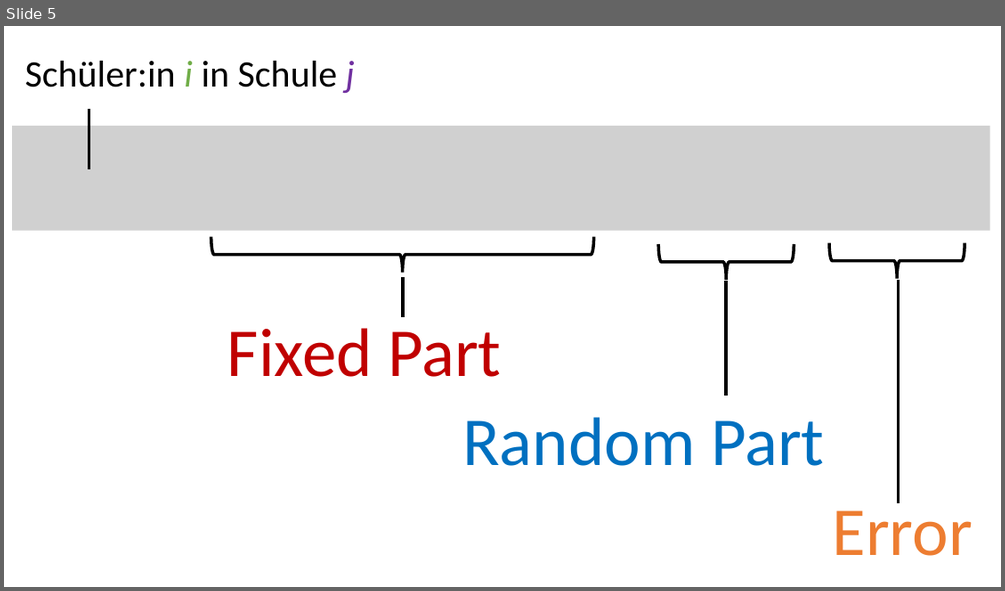
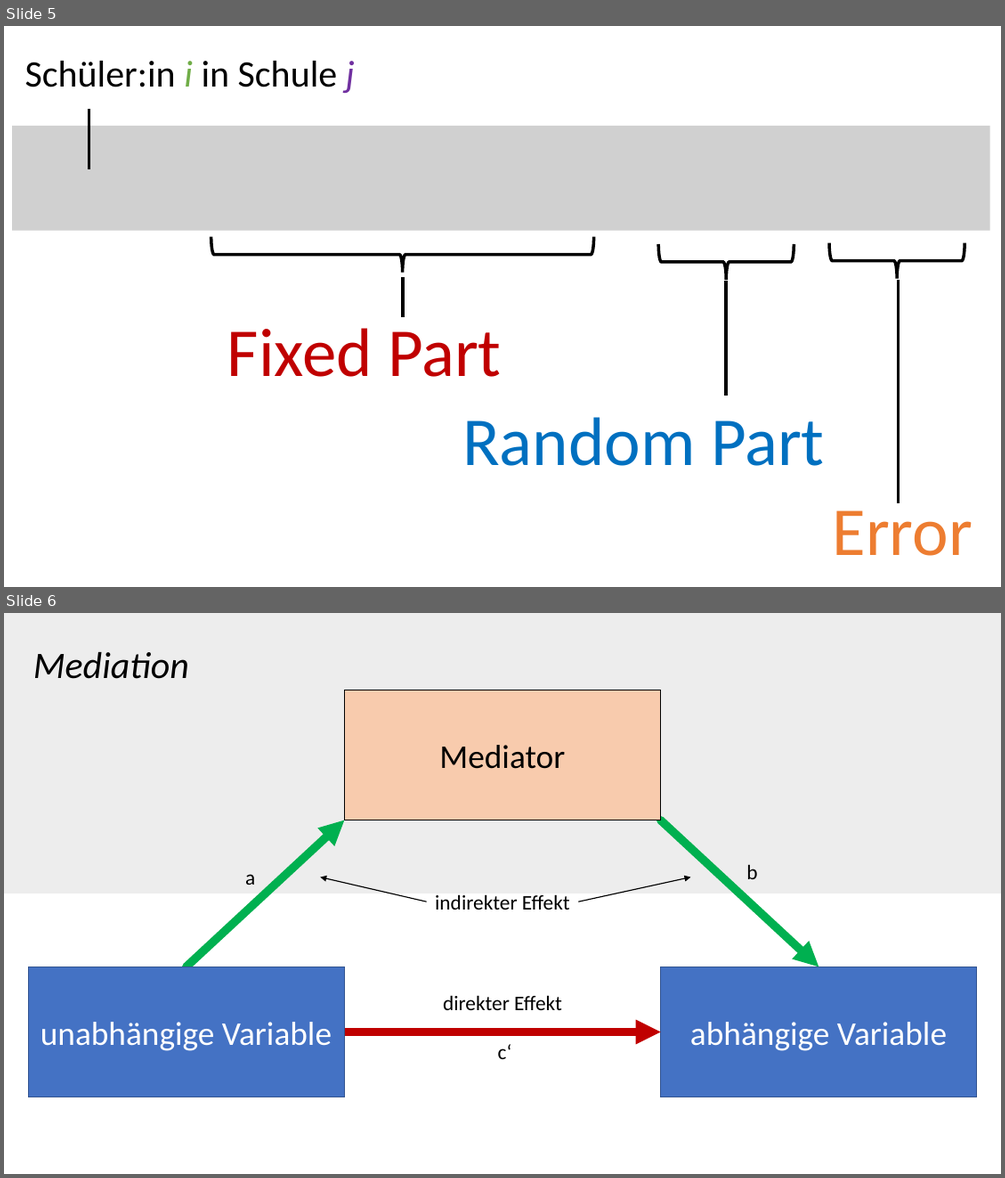
Before and after one commit to ctreffe/statspace, a slide deck: docs/files/slides.pptx. Shown one above the other, each under a label of ours: slide 5 before the commit, slides 5 and 6 after it. The pictures are 1005x591 and 1005x1178 pixels, drawn with LibreOffice and Linux fonts; fonts in the diff are those of the drawing; grey boxes stand for pictures. Boxes give left, top, right and bottom in pixels: in the first picture for what was removed or moved away, otherwise in the second. Text is boxed around its words. In the diff, an @@ line names an element or a change of style, - is before the commit and + after.

Commit message:
moderation_mediation

```diff
--- a/docs/files/slides.pptx
+++ b/docs/files/slides.pptx
@@ slide 6 added at [4, 613, 1001, 1174], background #FFFFFF @@
@@ rectangle added at [4, 613, 1001, 893], fill #EDEDED @@
@@ text added at [33, 652, 189, 679], 36 pt, text #000000, italic @@
+Mediation
@@ rectangle added at [344, 690, 661, 820], fill #F8CBAD, outline #000000 1 pt, 32 pt, text #000000 @@
+Mediator
@@ arrow added from (186, 966) to (344, 820), #00B050 8 pt @@
@@ arrow added from (661, 820) to (819, 966), #00B050 8 pt @@
@@ text added at [245, 874, 255, 884], 20 pt, text #000000 @@
+a
@@ arrow added from (427, 901) to (320, 877), #000000 1 pt @@
@@ arrow added from (578, 901) to (690, 877), #000000 1 pt @@
@@ text added at [746, 864, 757, 879], 20 pt, text #000000 @@
+b
@@ text added at [435, 894, 570, 909], 20 pt, text #000000 @@
+indirekter Effekt
@@ rectangle added at [28, 966, 344, 1097], fill #4472C4, outline #325491 1 pt, 32 pt, text #FFFFFF @@
+unabhängige Variable
@@ rectangle added at [661, 966, 977, 1097], fill #4472C4, outline #325491 1 pt, 32 pt, text #FFFFFF @@
+abhängige Variable
@@ text added at [443, 995, 562, 1010], 20 pt, text #000000 @@
+direkter Effekt
@@ arrow added from (344, 1032) to (661, 1032), #C00000 8 pt @@
@@ text added at [498, 1044, 512, 1059], 20 pt, text #000000 @@
+c‘
```
Also in this commit, not shown: 1 slide changed, 3 other slides added, 31 other files.
